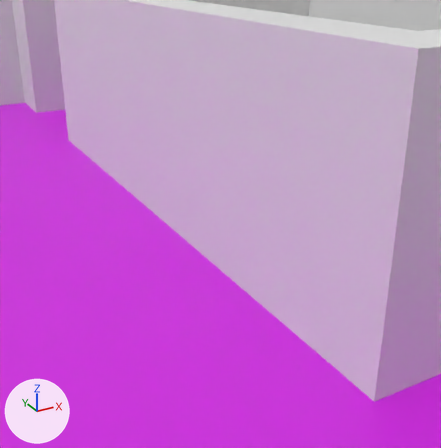
An edit to the Blender file scenes/level1.blend, drawn before and after from the same camera.
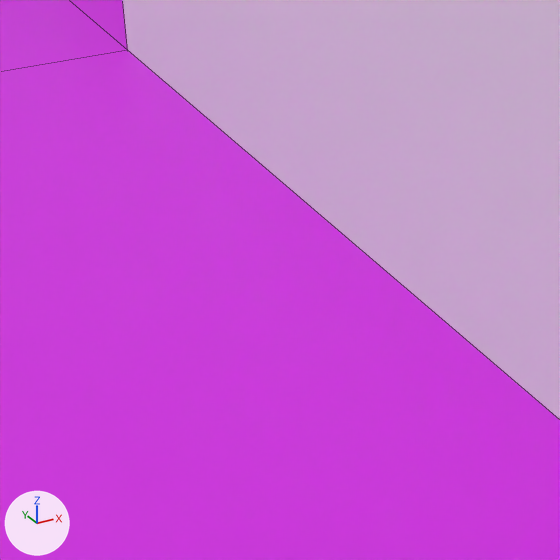
Each version appears first from a 50 mm camera at (-8.06, -1.06, 2.27) aimed at (-5.95, 2.77, 0.35), and next in a close-up on the part from 1% to 63% of the width and 26% to 87% of the height. Lighting does not change. The marker at lower left points along +X, +Y and +Z. The close-ups show mesh edges as thin lines.

In view in the first close-up: 'Floor', 'WalkMesh'.
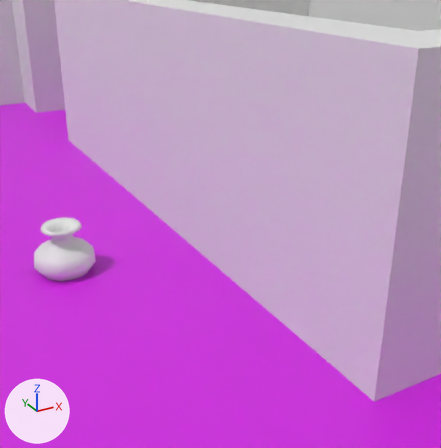
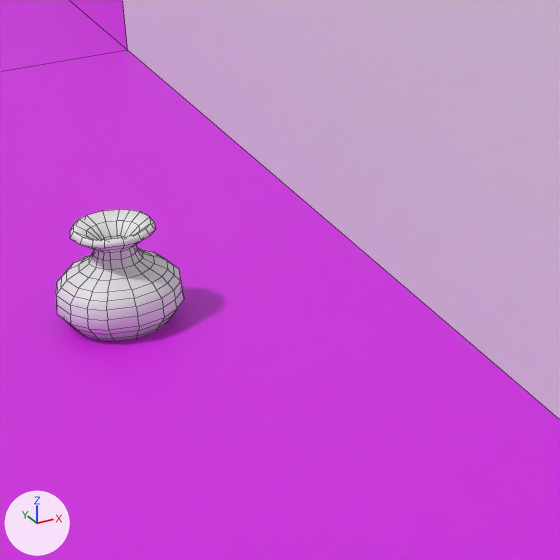
Commit message: Add vase

Boxes [x1, y1, x2, y2] around the edits, measured in the close-ups (560 x 560 px):
'Vase', added
    after: [56, 209, 184, 340]

Patch to the scene script:
```diff
--- a/scenes/level1.blend.py
+++ b/scenes/level1.blend.py
@@ me_cube_002 @@
+me_cube_002.from_pydata(...)  # 313 vertices, 304 faces; spans x -0.24..0.24, y -0.24..0.24, z -0.315..0.15
+me_cube_002.polygons.foreach_set('use_smooth', [True] * 304)
@@ ob_vase @@
+ob_vase = bpy.data.objects.new('Vase', me_cube_002)
+ob_vase.location = (-7.062, 3.276, 0.212)
+_m = ob_vase.modifiers.new('Solidify', 'SOLIDIFY')
+_m.thickness = 0.03
```
